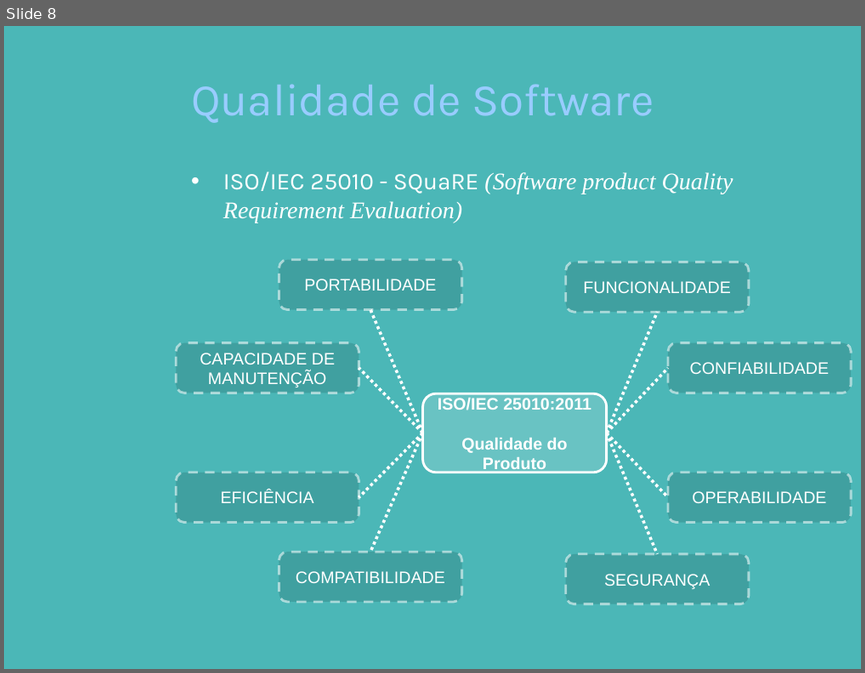
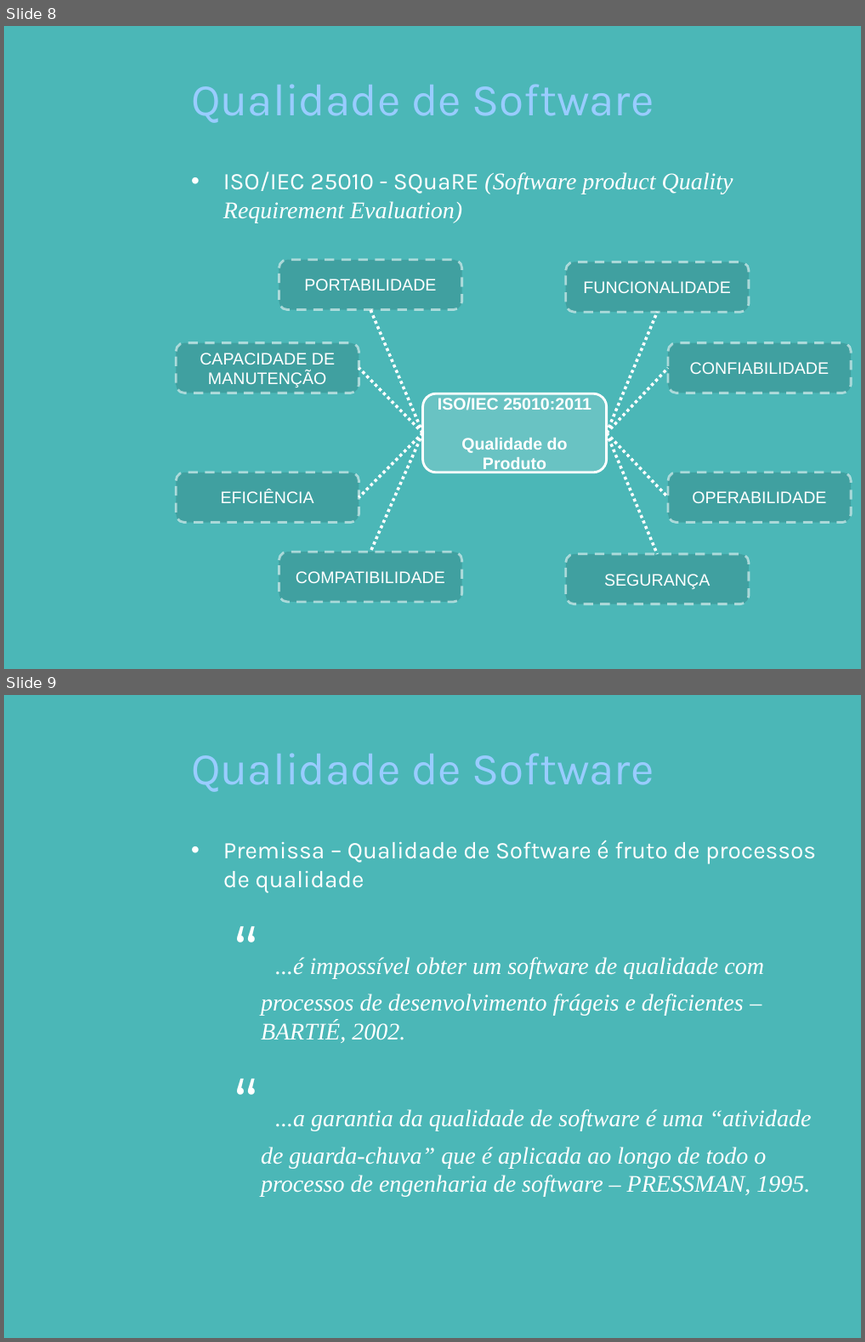
Before and after one commit to pddnew/monografia, a slide deck: presentation/presentation_1.0.0.pptx. Shown one above the other, each under a label of ours: slide 8 before the commit, slides 8 and 9 after it. The pictures are 865x673 and 865x1342 pixels, drawn with LibreOffice and Linux fonts; fonts in the diff are those of the drawing; background and template pictures are left out. Boxes give left, top, right and bottom in pixels: in the first picture for what was removed or moved away, otherwise in the second. Text is boxed around its words. In the diff, an @@ line names an element or a change of style, - is before the commit and + after.

```diff
--- a/presentation/presentation_1.0.0.pptx
+++ b/presentation/presentation_1.0.0.pptx
@@ slide 9 added at [4,695,861,1338], background picture (left out) @@
@@ title added at [191,753,654,792], 38 pt, text #99CCFF @@
+Qualidade de Software
@@ text added at [223,840,816,1197], 20 pt, text #FFFFFF, italic @@
+• Premissa – Qualidade de Software é fruto de processos de qualidade
+  “ ...é impossível obter um software de qualidade com processos de desenvolvimento frágeis e deficientes – BARTIÉ, 2002.
+  “ ...a garantia da qualidade de software é uma “atividade de guarda-chuva” que é aplicada ao longo de todo o processo de engenharia de software – PRESSMAN, 1995.
```
Also in this commit, not shown: 2 slides changed, 9 other slides added, 8 slides removed.
